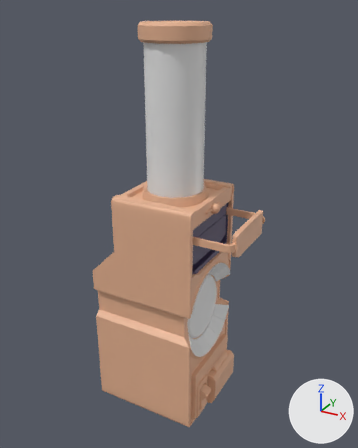
One commit to the FBX model The Outer Frame/Assets/Models/progresorModule-model.fbx: the scene before it, then after it.
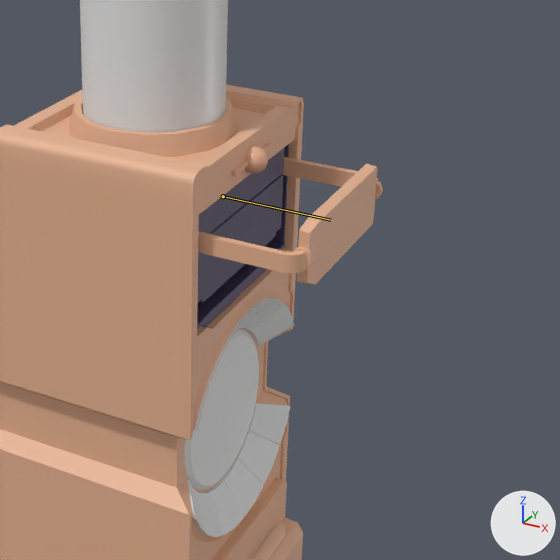
Old and new are each drawn whole from a camera (50 mm lens) standing at (0.1784, -0.2942, 0.3022) and looking at (0.0148, 0.0033, 0.1535) and again close up on the part from 32% to 94% of the width and 32% to 82% of the height. The axes (+X, +Y, +Z) are drawn at lower right. The lights are the same throughout. Both versions are drawn at frame 20 of the action 'progresor module armature|printFail'; the numbers are the values there. The bones that change are drawn over the model as lines in the close-ups.

Objects in the first close-up: 'abort flip', 'abort module', 'message cyllinder', 'module casing', 'module info glass', 'print handle', 'print module', 'print switch', 'progresor light', 'progresor module'.
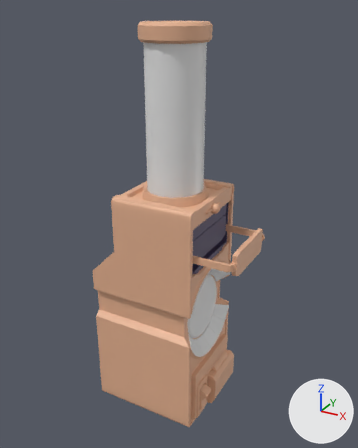
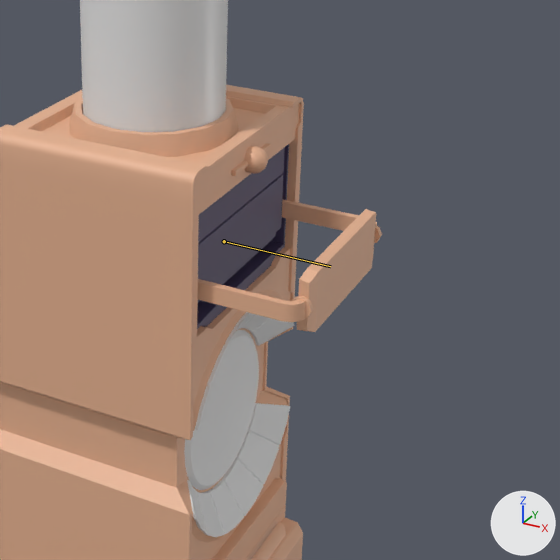
What the commit changed:
Bone 'print switch' (bone_print_switch) moves from (-0.0232, 0.0369, 0.0) to (-0.0093, 0.0376, 0.0).

Location of each change, [x1, y1, x2, y2] in pixels of the close-ups (560 x 560 px):
'print handle', posed: before [297, 163, 378, 285]; after [297, 209, 376, 332]
'print switch', posed: before [198, 157, 383, 274]; after [198, 199, 382, 322]
bone 'print switch', root to tip: before (223, 196) to (331, 220); after (224, 241) to (330, 266)
